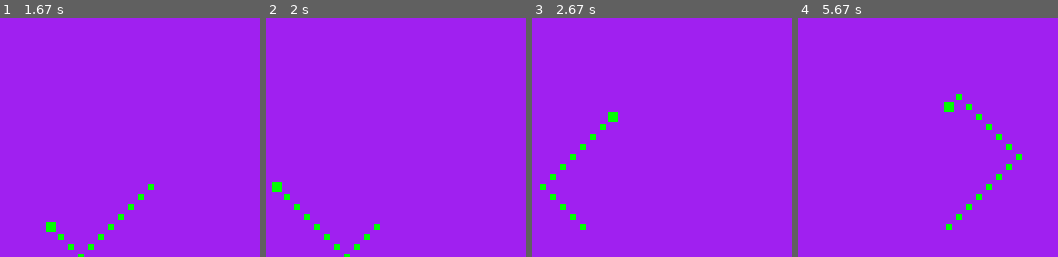
Above: before the commit, frames 1-4 (left to right).
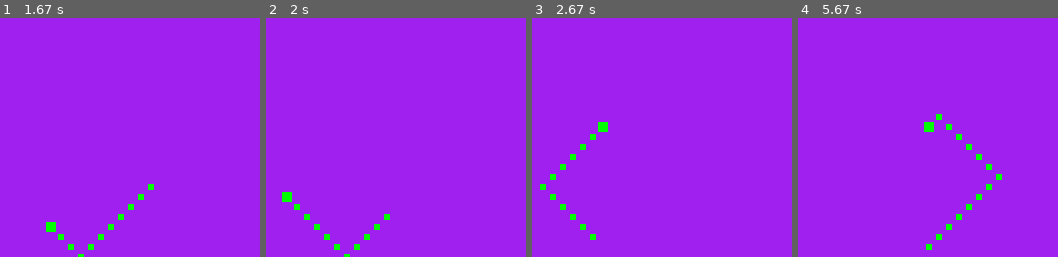
Above: after the commit, the same moments.

Repository: bbc6502/pygames
Game: pygame game, started from pygames/bounce.py
The game is run twice, just before and just after one commit, with the same random seed, the same clock (stepped at 60 frames per second) and the same inputs.
Inputs:
- Up to frame 1 (1.67 s): hold Left 0.33-0.87 s; hold Down 0.9-1.2 s; hold Left 1.23-1.63 s
- Up to frame 2 (2 s): hold Up from 1.67 s (still down); tap = at 1.82 s
- Up to frame 3 (2.67 s): release Up at 2.03 s; hold Right from 2.07 s (still down)
- Up to frame 4 (5.67 s): release Right at 2.7 s; hold Down 2.73-3.1 s; hold Left 3.13-3.6 s; tap = at 3.28 s; hold Right 3.63-4.1 s; tap - at 3.78, 5.12 s; hold Up 4.13-4.43 s; hold Left 4.97-5.5 s; hold Down from 5.53 s (still down)

Frame 1 is identical in both runs. In frame 2, 0.3% of the frame differs, in the area x 2-48%, y 68-85%; in frame 3, 0.3%; in frame 4, 1.2%, in the area x 48-87%, y 31-98%.

Commit message:
Add bloop sound when bouncing off a wall

Diff:
--- a/pygames/bounce.py
+++ b/pygames/bounce.py
@@ -1,5 +1,7 @@
+import math
 import os
 
+import numpy
 import pygame
 
 
@@ -19,6 +21,19 @@
         self.prior.append(
             pygame.Rect(x - 5 + self.length * self.step, y - 5 + self.length * self.step, 10, 10)
         )
+        self.bloop_sound = pygame.mixer.Sound(os.path.join(os.path.dirname(__file__), "bloop.wav"))
+
+    def make_sound(self, frequency_l, frequency_r):
+        sample_rate = 44100
+        duration_in_samples = 44100
+        max_sample = 2**9 - 1
+        buf = numpy.zeros((duration_in_samples, 2), dtype=numpy.int16)
+        for s in range(duration_in_samples):
+            t = float(s) / sample_rate
+            buf[s][0] = int(max_sample * math.sin(2.0 * math.pi * t * frequency_l))
+            buf[s][1] = int(max_sample * math.sin(2.0 * math.pi * t * frequency_r))
+        sound = pygame.sndarray.make_sound(buf)
+        return sound
 
     def turn_left(self):
         self.x_dir = -self.step
@@ -47,6 +62,7 @@
             redo = True
         if redo:
             move = head.move(self.x_dir, self.y_dir)
+            self.bloop_sound.play()
         head.update(head.x + 5 - 3, head.y + 5 - 3, 6, 6)
         self.prior.append(move)
         self.rect = move
@@ -81,7 +97,6 @@
     """
 
     def __init__(self):
-        self.ball = Ball()
         self.speed = 10
         self.pause = 0.0
 
@@ -94,9 +109,10 @@
 
     def init(self):
         pygame.init()
+        self.ball = Ball()
         self.screen = pygame.display.set_mode((640,480))
         self.clock = pygame.time.Clock()
-        self.munch = pygame.mixer.Sound(os.path.join(os.path.dirname(__file__),"munch.wav"))
+        self.munch_sound = pygame.mixer.Sound(os.path.join(os.path.dirname(__file__), "munch.wav"))
 
     def process_input(self):
         for event in pygame.event.get():
@@ -126,6 +142,7 @@
         pygame.display.set_caption(f'Bounce (Speed {self.speed} , Length {int(self.ball.length)} , Highest {self.ball.highest})')
         self.screen.fill("purple")
         self.ball.draw(self.screen)
+        self.speed = min(90, max(10, int(self.ball.length) // 3))
 
     def render(self):
         pygame.display.flip()
@@ -133,7 +150,7 @@
         if self.pause <= 0.0:
             if self.ball.collided >= 0:
                 self.pause = self.speed / 10.0
-                pygame.mixer.Sound.play(self.munch)
+                pygame.mixer.Sound.play(self.munch_sound)
 
 
 def main():
--- a/pyproject.toml
+++ b/pyproject.toml
@@ -1,5 +1,5 @@
 [build-system]
-requires = ["setuptools>=40.8.0", "wheel"]
+requires = ["setuptools>=60", "wheel"]
 build-backend = "setuptools.build_meta"
 
 [project]
@@ -10,7 +10,8 @@
 license = {file = "LICENSE.txt"}
 requires-python = ">=3.11"
 dependencies = [
-    "pygame>=2.6,<3.0"
+    "pygame>=2.6,<3.0",
+    "numpy>=2.2,<3"
 ]
 classifiers = [
     "Programming Language :: Python :: 3",
@@ -38,3 +39,6 @@
 
 [tool.setuptools]
 packages = ["pygames"]
+
+[tool.setuptools.package-data]
+pygames = ["*.wav"]
Not shown, changed: requirements.txt
Not shown, added: pygames/bloop.wav
Not shown, added: pygames/coin.wav
